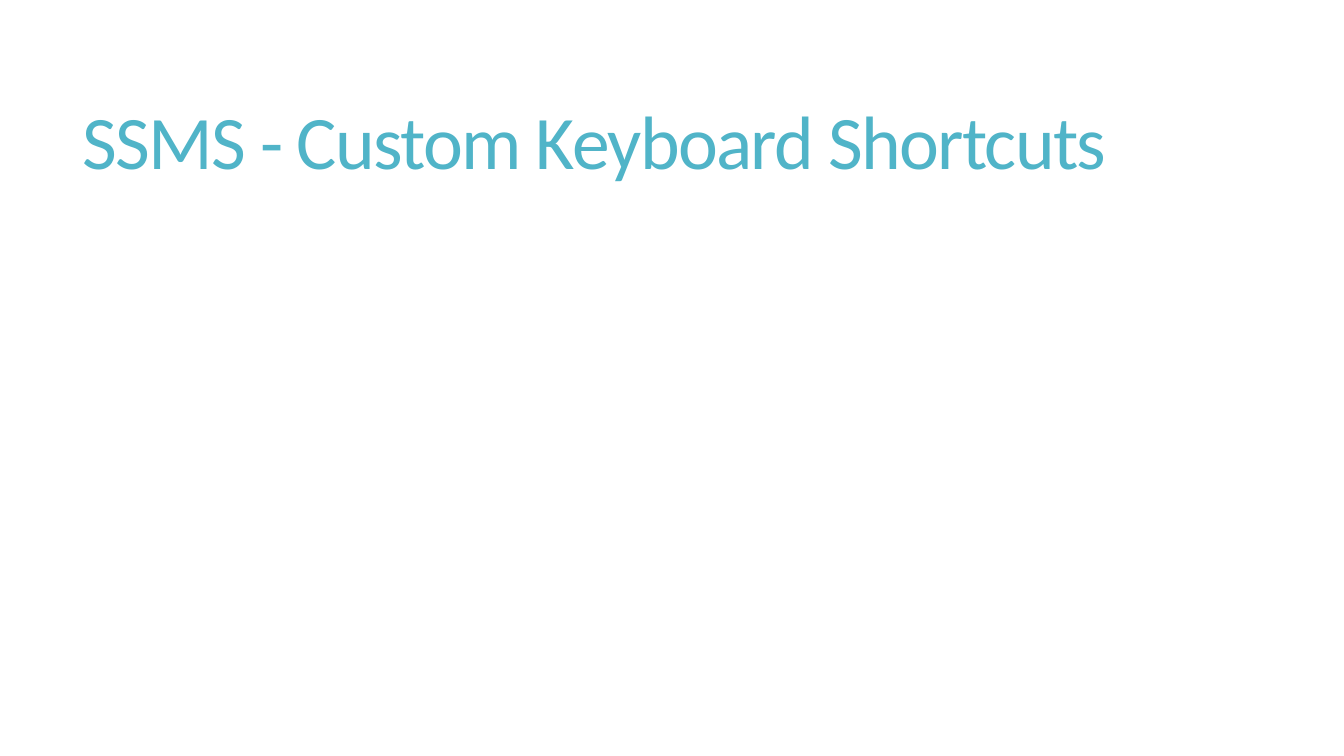
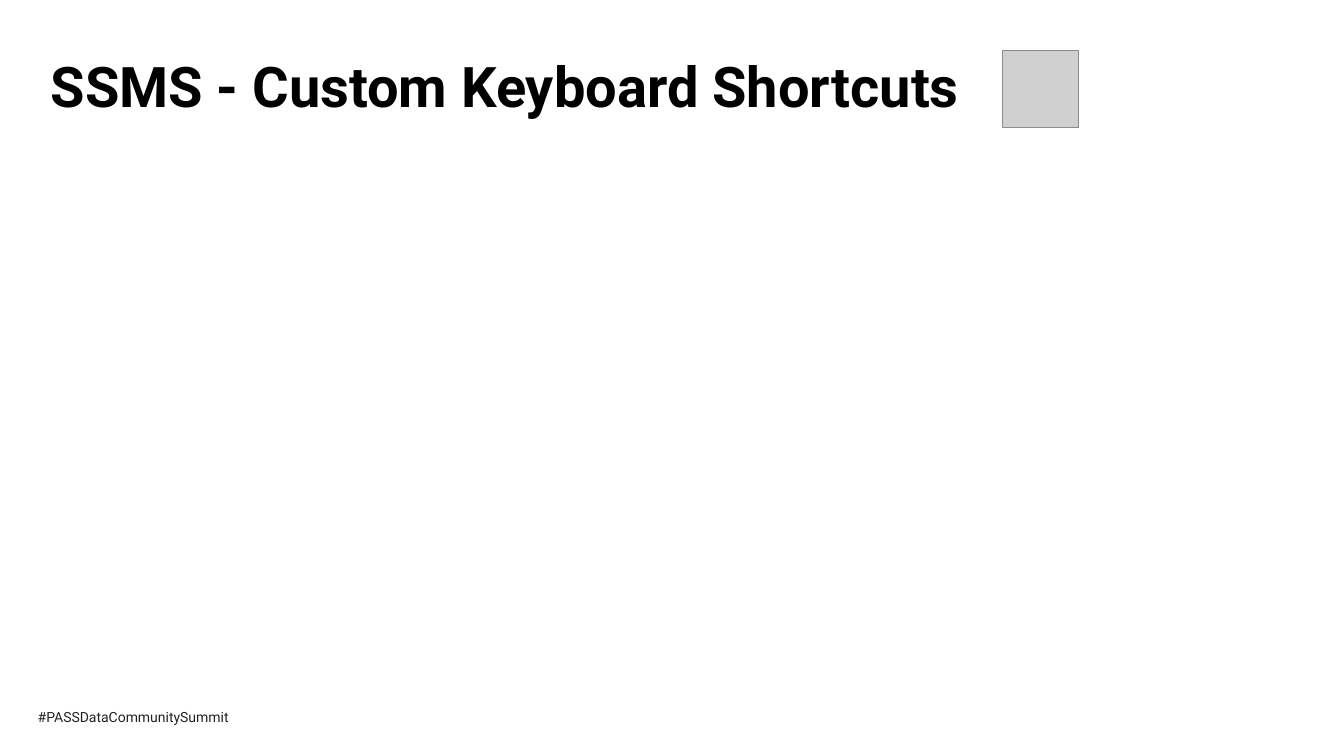
Before and after one commit to BarneyLawrence/Sessions-TSQL-BeyondTheBasics, a slide deck: slide 14 of T-SQL - Beyond the Basics.pptx (slide 13 before the commit). Drawn at 1344x756 pixels with LibreOffice and Linux fonts; fonts in the diff are those of the drawing; grey boxes stand for pictures; background and template pictures are left out. Boxes give left, top, right and bottom in pixels: in the first picture for what was removed or moved away, otherwise in the second. Text is boxed around its words. In the diff, an @@ line names an element or a change of style, - is before the commit and + after.

Commit message:
Final updates for PASS Summit 2020

```diff
--- a/T-SQL - Beyond the Basics.pptx
+++ b/T-SQL - Beyond the Basics.pptx
@@ title "SSMS - Custom Keyboard Shortcuts": place and size @@
-title "SSMS - Custom Keyboard Shortcuts" at (83,116,1106,181)
+title "SSMS - Custom Keyboard Shortcuts" at (51,65,959,119)
@@ title "SSMS - Custom Keyboard Shortcuts" at (51,65,959,119): size 54 to 40 pt, font Calibri to Roboto, text colour #50B4C8 to #000000, letter spacing -1.2 to 0 pt, bold on; line spacing 0.85 to 0.9; vertical alignment middle to top @@
@@ picture added at (1002,50,1079,127) @@
@@ text added at (38,712,229,725), 10 pt, text #222222 @@
+#PASSDataCommunitySummit
```
Also in this commit, not shown: 10 other slides changed, 12 slides added, 6 slides removed, 15 other files.
